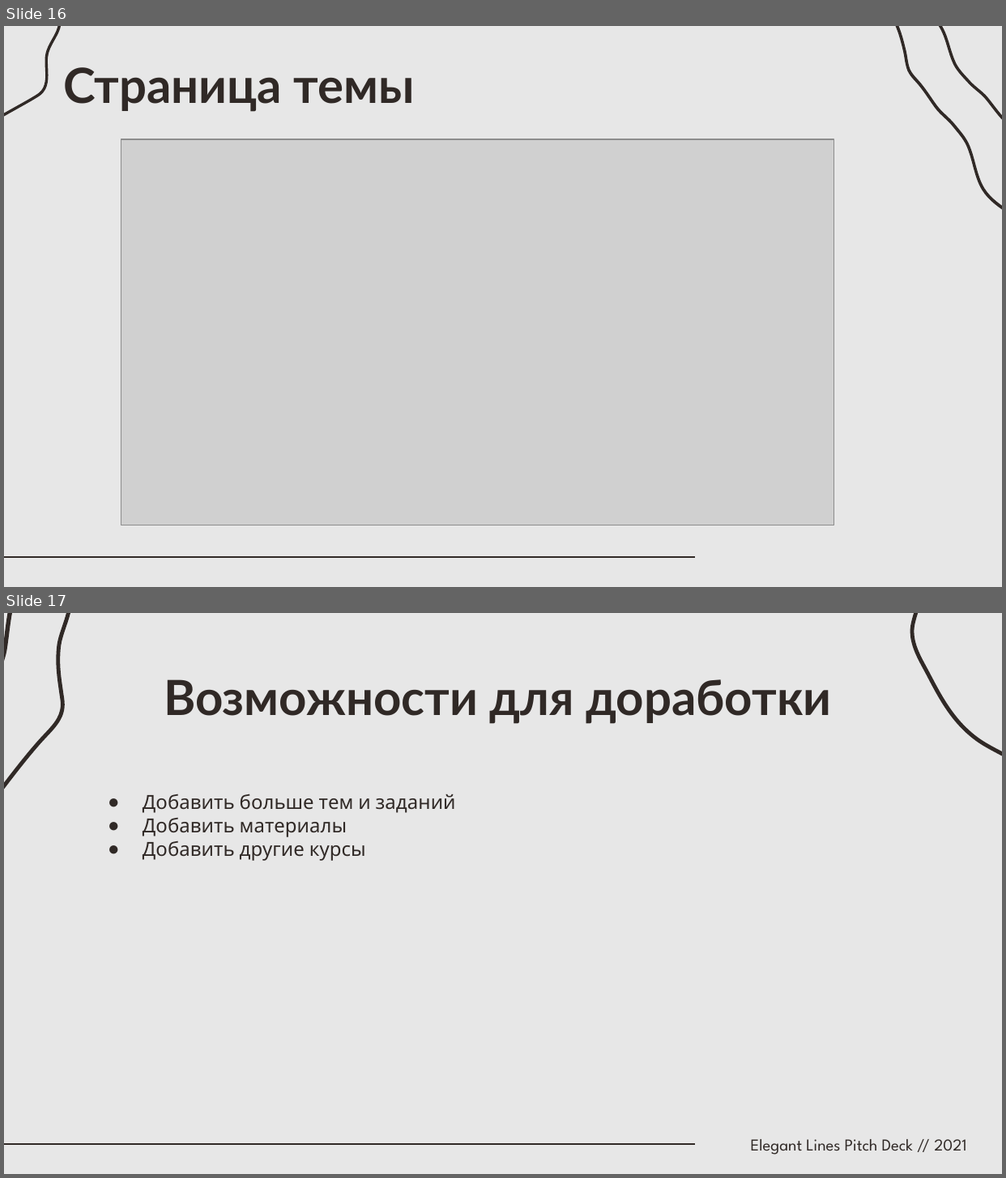
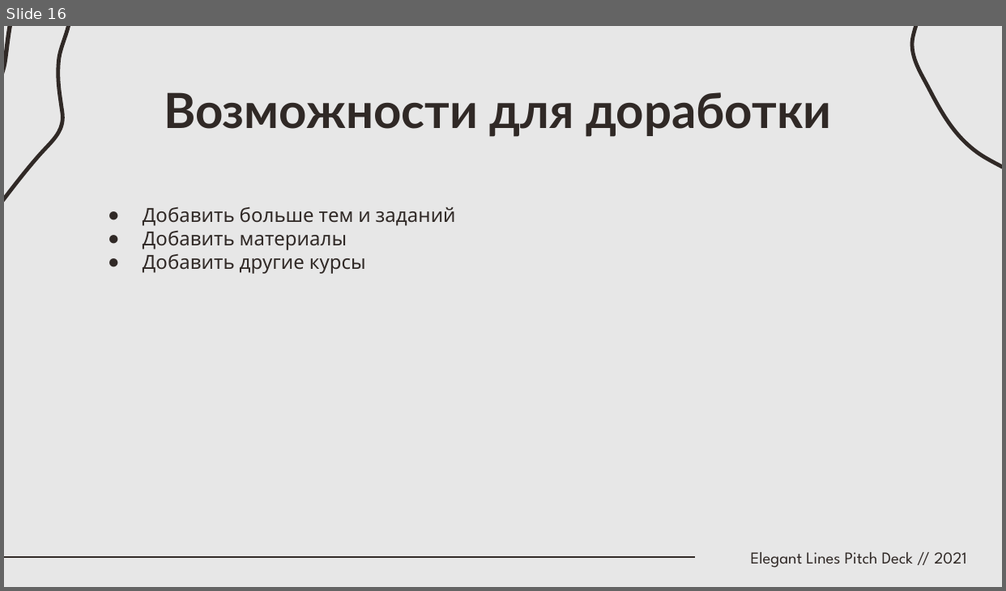
Before and after one commit to Nikolaiya/webproject, a slide deck: WebProject.pptx. Shown one above the other, each under a label of ours: slides 16 and 17 before the commit, slide 16 after it. The pictures are 1006x1178 and 1006x591 pixels, drawn with LibreOffice and Linux fonts; fonts in the diff are those of the drawing; grey boxes stand for pictures. Boxes give left, top, right and bottom in pixels: in the first picture for what was removed or moved away, otherwise in the second. Text is boxed around its words. In the diff, an @@ line names an element or a change of style, - is before the commit and + after.

```diff
--- a/WebProject.pptx
+++ b/WebProject.pptx
@@ slide 16 removed at (4, 26, 1002, 587), background #E7E7E7 @@
@@ freeform shape removed at (4, 26, 102, 180) @@
@@ freeform shape removed at (838, 26, 1002, 177) @@
@@ freeform shape removed at (893, 26, 1002, 272) @@
@@ text removed at (63, 67, 415, 112) @@
-Страница темы
@@ picture removed at (121, 139, 833, 526) @@
@@ line removed from (4, 557) to (695, 557) @@
@@ what was slide 17 is now slide 16 @@
```
Also in this commit, not shown: 1 slide changed.
